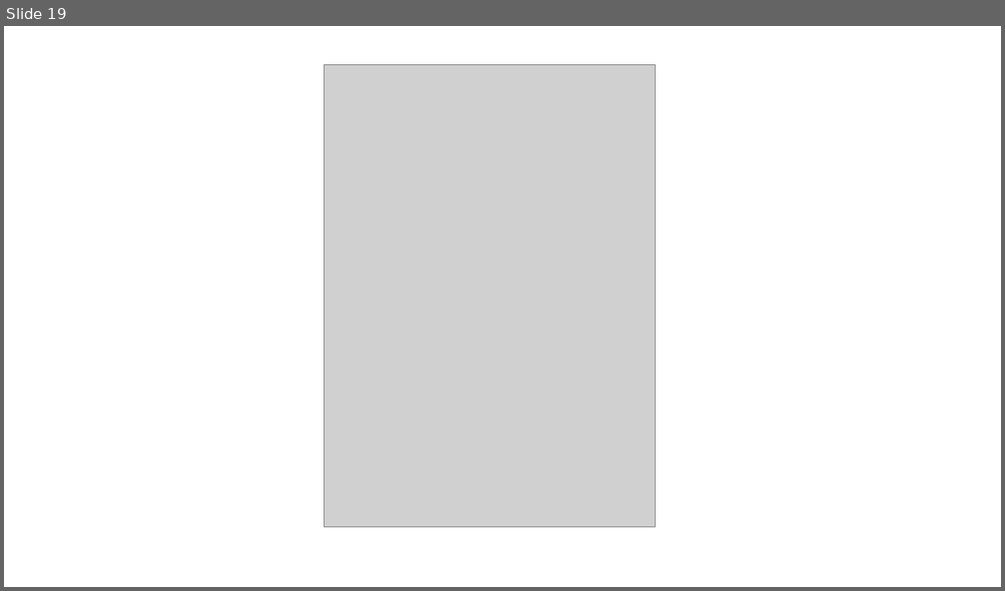
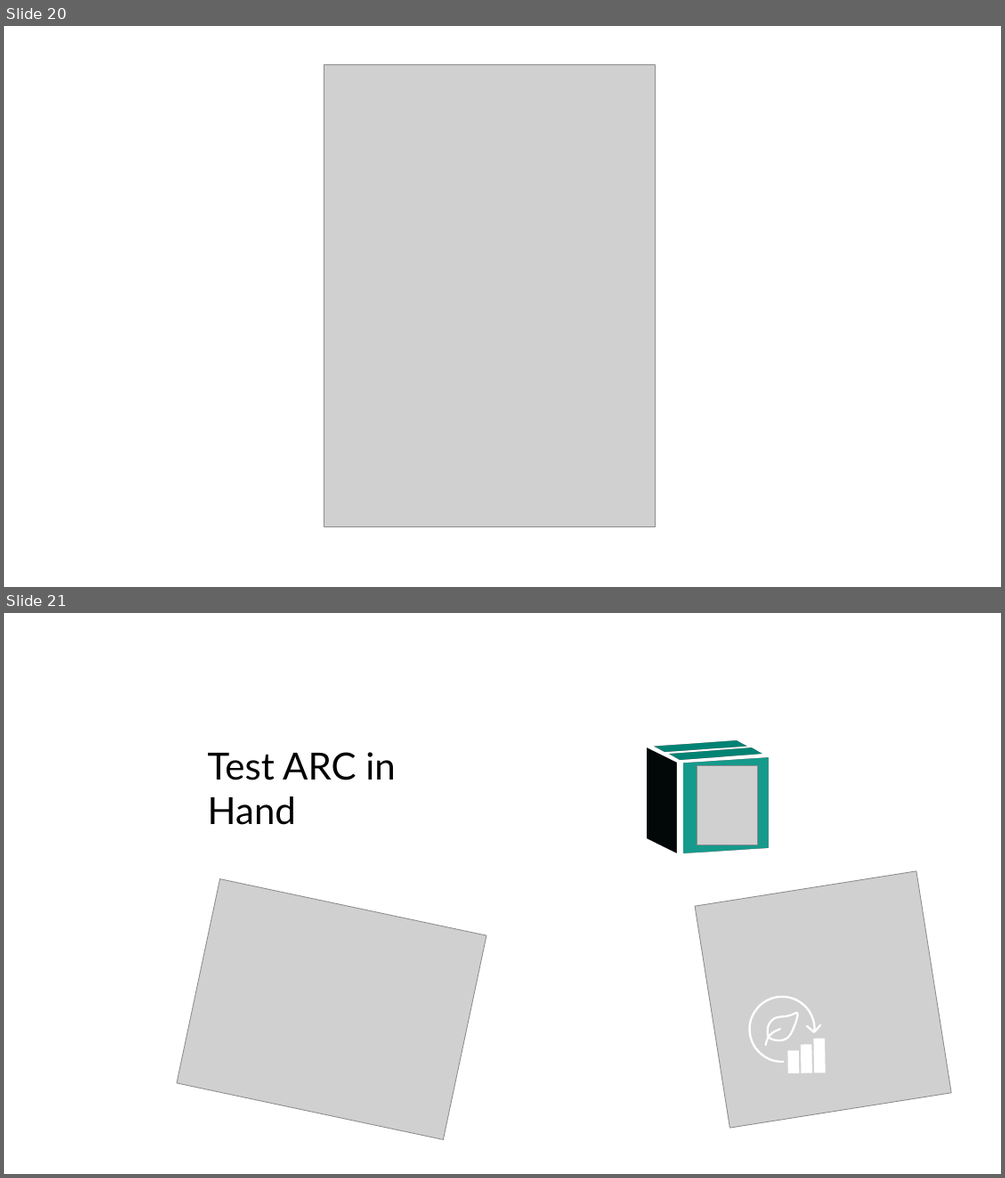
Before and after one commit to nfdi4plants/ARCtrl, a slide deck: logos/creation/ARCtrl_Logo.pptx. Shown one above the other, each under a label of ours: slide 19 before the commit, slides 20 and 21 after it. The pictures are 1005x591 and 1005x1178 pixels, drawn with LibreOffice and Linux fonts; fonts in the diff are those of the drawing; grey boxes stand for pictures. Boxes give left, top, right and bottom in pixels: in the first picture for what was removed or moved away, otherwise in the second. Text is boxed around its words. In the diff, an @@ line names an element or a change of style, - is before the commit and + after.

Commit message:
small changes to logos - make hand lighter - higher quality

```diff
--- a/logos/creation/ARCtrl_Logo.pptx
+++ b/logos/creation/ARCtrl_Logo.pptx
@@ slide 21 added at bbox=[4, 613, 1001, 1174], background #FFFFFF @@
@@ group added at bbox=[617, 727, 771, 852]: 4 rectangles @@
@@ text added at bbox=[208, 752, 396, 825], 36 pt, text #000000 @@
+Test ARC in Hand
@@ picture added at bbox=[697, 765, 757, 844] @@
@@ picture added at bbox=[177, 878, 486, 1139] @@
@@ rectangle added at bbox=[271, 907, 356, 946], fill #008273 @@
@@ rectangle added at bbox=[286, 915, 372, 953], fill #008273 @@
@@ rectangle added at bbox=[230, 934, 320, 1027], fill #008273 @@
@@ rectangle added at bbox=[293, 939, 384, 1031], fill #008273 @@
@@ picture added at bbox=[310, 946, 371, 1025] @@
@@ group added at bbox=[696, 871, 952, 1128]: 4 freeform shapes, 1 picture @@
@@ what was slide 19 is now slide 20 @@
```
Also in this commit, not shown: 1 slide changed, 2 other slides added, 1 slide removed, 3 other files.
